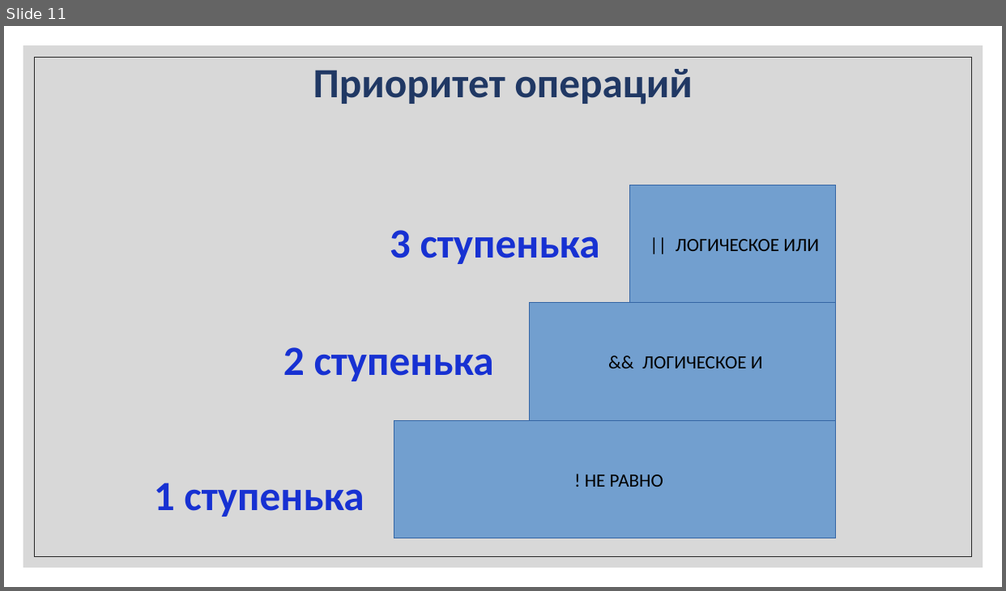
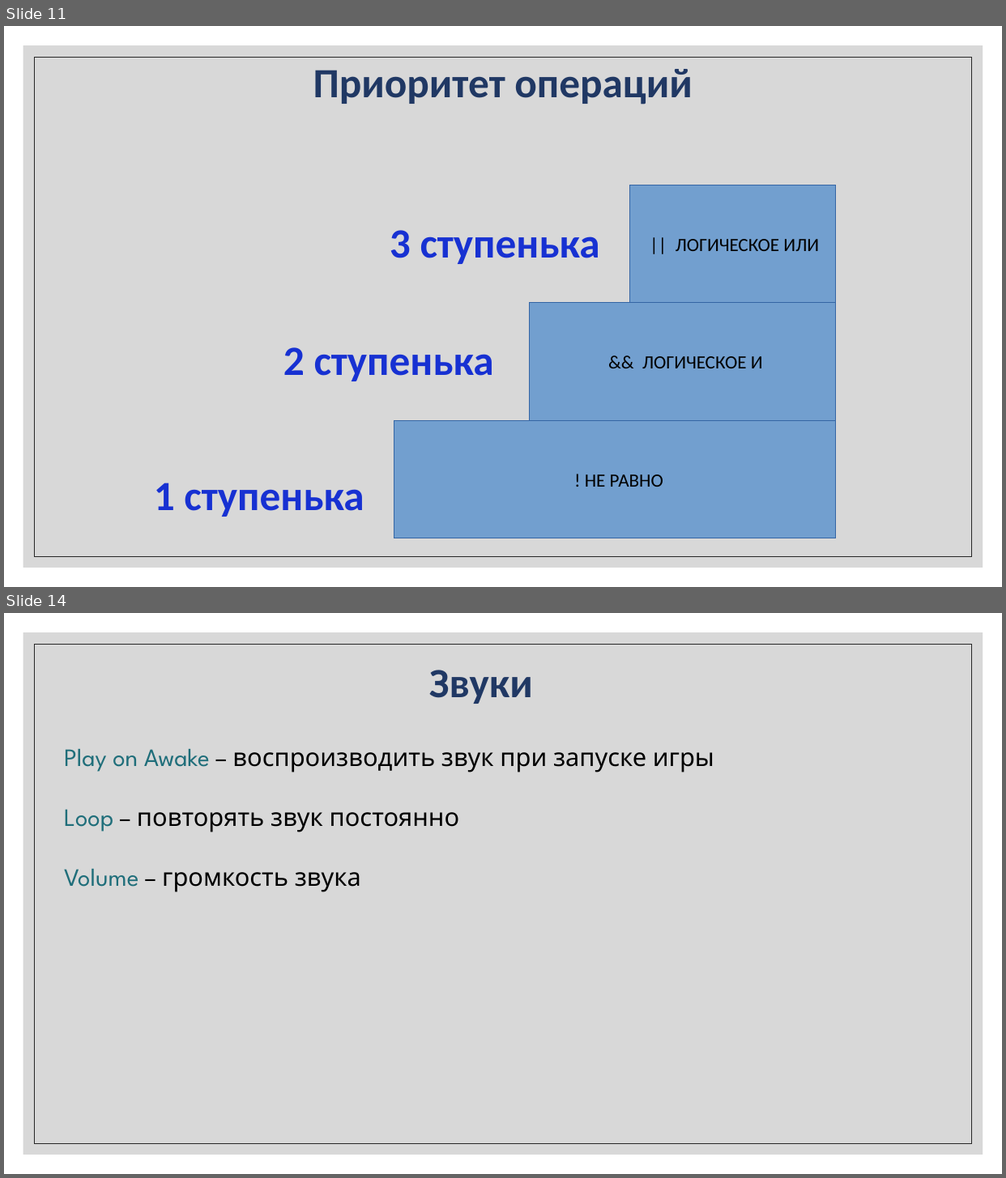
Before and after one commit to IriEfremova/LessonsCube, a slide deck: Unity/Lesson4/Operation.pptx. Shown one above the other, each under a label of ours: slide 11 before the commit, slides 11 and 14 after it; the slides between them are not shown. The pictures are 1006x591 and 1006x1178 pixels, drawn with LibreOffice and Linux fonts; fonts in the diff are those of the drawing. Boxes give left, top, right and bottom in pixels: in the first picture for what was removed or moved away, otherwise in the second. Text is boxed around its words. In the diff, an @@ line names an element or a change of style, - is before the commit and + after.

```diff
--- a/Unity/Lesson4/Operation.pptx
+++ b/Unity/Lesson4/Operation.pptx
@@ slide 14 added at box(4, 613, 1002, 1174), background #FFFFFF; not listed: 2 template elements that a slide beside it also shows @@
@@ text added at box(429, 670, 533, 704), 40 pt, text #203864, bold @@
+Звуки
@@ text added at box(64, 749, 714, 892), 24 pt, text #000000 @@
+Play on Awake – воспроизводить звук при запуске игры
+Loop – повторять звук постоянно
+Volume – громкость звука
```
Also in this commit, not shown: 5 other slides added, 2 slides removed, 5 other files.
